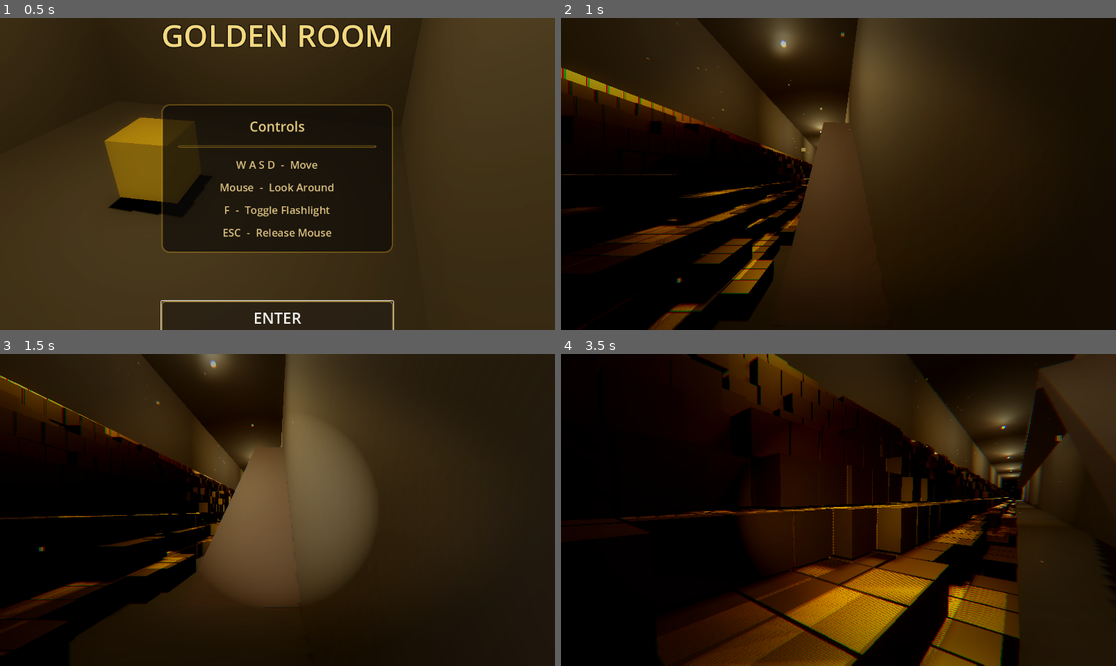
Above: before the commit, frames 1-4 (two rows, left to right).
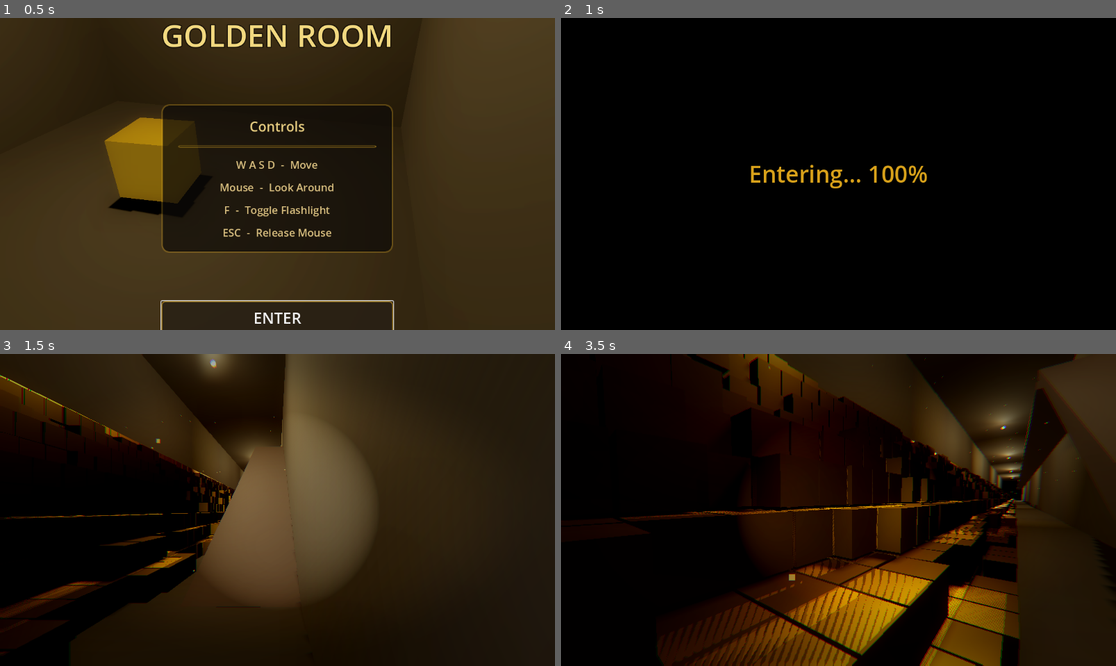
Above: after the commit, the same moments.

Repository: jpalczewski/goldenroom
Game: Godot game, scene res://scenes/menu/menu.tscn
The game is run twice, just before and just after one commit, with the same random seed, the same clock (stepped at 60 frames per second) and the same inputs.
Inputs (mouse positions are in pixels of both pictures, inside the frame that each line leads up to):
- Up to frame 1 (0.5 s): no input
- Up to frame 2 (1 s): click "ENTER" at 0.5 s
- Up to frame 3 (1.5 s): tap Enter at 1.25 s; move the mouse to (399, 494) at 1.27 s; hold D from 1.28 s (still down); tap F at 1.35 s; click (399, 494) at 1.42 s
- Up to frame 4 (3.5 s): move the mouse to (810, 510) at 2.02 s; release D at 2.03 s; hold W from 2.03 s (still down); tap F at 2.1, 2.85 s; move the mouse to (849, 503) at 2.77 s

Frame 1 is identical in both runs. In frame 2, 65% of the frame differs, in the area x 0-100%, y 0-100%; in frame 3, 0.9%; in frame 4, 6.0%.

Commit message:
feat(loading): implement threaded scene loading with progress display
- Replace synchronous load() with ResourceLoader.load_threaded_request()
- Add LoadingState state machine (IDLE → FADING_IN → LOADING → LOADED → TRANSITIONING)
- Display real-time progress percentage: "Entering... X%"
- Enable sub-threads for 50-70% faster loading
- Add error handling with red error messages and auto-dismiss
- Add 0.2s pause at 100% for smooth transition
- Fix: Add loading_time increment in _process_loaded() to prevent hang at 100%
- Fix unused parameter warning in _update_loading_ui()
- Fix variable shadowing in trough_manager.gd (transform → block_transform)

Co-Authored-By: Claude Sonnet 4.5 <noreply@anthropic.com>

Diff:
--- a/scripts/managers/trough_manager.gd
+++ b/scripts/managers/trough_manager.gd
@@ -83,9 +83,9 @@
 					var z = rynna_z + tail_idx * 0.5
 
 					# Ustaw transform (static position - animation in shader)
-					var transform = Transform3D()
-					transform.origin = Vector3(x, y, z)
-					multi_mesh.set_instance_transform(idx, transform)
+					var block_transform = Transform3D()
+					block_transform.origin = Vector3(x, y, z)
+					multi_mesh.set_instance_transform(idx, block_transform)
 
 					# Set custom data for shader: direction, phase, speed
 					# Packed into Color (r, g, b, a)
--- a/scripts/ui/menu.gd
+++ b/scripts/ui/menu.gd
@@ -1,50 +1,139 @@
 extends Control
 
 const SCENE_PATH = "res://scenes/main_tunnel.tscn"
+
+enum LoadingState {
+	IDLE,           # Initial state, waiting for button press
+	FADING_IN,      # Overlay fade animation (0.33s)
+	LOADING,        # Threaded loading in progress
+	LOADED,         # Resource ready, preparing transition
+	TRANSITIONING   # Scene change in progress
+}
 
 @onready var start_button: Button = $UI/CenterContainer/VBoxContainer/StartButton
 @onready var loading_overlay: ColorRect = $LoadingOverlay
 @onready var loading_label: Label = $LoadingOverlay/CenterContainer/LoadingLabel
 
-var is_loading: bool = false
+var loading_state: LoadingState = LoadingState.IDLE
 var loading_time: float = 0.0
-var fade_complete: bool = false
+var loading_progress: Array[float] = [0.0]
+var loaded_scene: PackedScene = null
+var loading_error: bool = false
+var loaded_time: float = 0.0
 
 func _ready() -> void:
 	start_button.grab_focus()
 	start_button.pressed.connect(_on_start_pressed)
 
 func _on_start_pressed() -> void:
-	if is_loading:
-		return
+	if loading_state != LoadingState.IDLE:
+		return  # Prevent multiple clicks
 
-	is_loading = true
+	loading_state = LoadingState.FADING_IN
 	loading_time = 0.0
-	fade_complete = false
+	loading_error = false
+	loaded_scene = null
+	loaded_time = 0.0
 
 	# Show loading overlay
 	loading_overlay.visible = true
 	loading_overlay.modulate.a = 0.0
 
 func _process(delta: float) -> void:
-	if not is_loading:
-		return
+	match loading_state:
+		LoadingState.IDLE:
+			return
+		LoadingState.FADING_IN:
+			_process_fade_in(delta)
+		LoadingState.LOADING:
+			_process_loading(delta)
+		LoadingState.LOADED:
+			_process_loaded(delta)
+		LoadingState.TRANSITIONING:
+			return
 
+func _process_fade_in(delta: float) -> void:
 	loading_time += delta
 
 	# Fade in overlay
 	if loading_overlay.modulate.a < 1.0:
 		loading_overlay.modulate.a = minf(loading_overlay.modulate.a + delta * 3.0, 1.0)
-	elif not fade_complete:
-		# Fade complete, wait one more frame for render, then load
-		fade_complete = true
-		_load_scene.call_deferred()
+	else:
+		# Fade complete, start threaded loading
+		_start_threaded_load()
+		loading_state = LoadingState.LOADING
 
-	# Pulse the loading text (gentle golden glow)
+func _start_threaded_load() -> void:
+	var error = ResourceLoader.load_threaded_request(
+		SCENE_PATH,
+		"",   # type_hint (empty = auto-detect)
+		true  # use_sub_threads for parallel loading
+	)
+
+	if error != OK:
+		_handle_loading_error("Failed to request threaded load: " + error_string(error))
+
+func _process_loading(delta: float) -> void:
+	loading_time += delta
+
+	var status = ResourceLoader.load_threaded_get_status(SCENE_PATH, loading_progress)
+
+	match status:
+		ResourceLoader.THREAD_LOAD_IN_PROGRESS:
+			_update_loading_ui(delta)
+
+		ResourceLoader.THREAD_LOAD_LOADED:
+			loaded_scene = ResourceLoader.load_threaded_get(SCENE_PATH)
+			loading_state = LoadingState.LOADED
+
+		ResourceLoader.THREAD_LOAD_FAILED:
+			_handle_loading_error("Failed to load scene")
+
+		ResourceLoader.THREAD_LOAD_INVALID_RESOURCE:
+			_handle_loading_error("Invalid resource")
+
+func _update_loading_ui(_delta: float) -> void:
+	# Keep existing golden pulsing effect
 	var pulse = (sin(loading_time * 2.5) * 0.5 + 0.5) * 0.4 + 0.6
+
+	# Get current progress (0.0 to 1.0)
+	var progress = loading_progress[0] if loading_progress.size() > 0 else 0.0
+	var percentage = int(progress * 100.0)
+
+	# Update text with percentage
+	loading_label.text = "Entering... %d%%" % percentage
+
+	# Apply golden pulsing color (existing effect)
 	loading_label.modulate = Color(1.0, pulse, pulse * 0.7, 1.0)
 
-func _load_scene() -> void:
-	# This runs after the frame renders, so loading screen is visible
-	var scene = load(SCENE_PATH)
-	get_tree().change_scene_to_packed(scene)
+func _process_loaded(delta: float) -> void:
+	loading_time += delta
+
+	if loaded_time == 0.0:
+		loaded_time = loading_time
+
+	# Show 100% briefly for polish (0.2s pause)
+	if loading_time - loaded_time < 0.2:
+		_update_loading_ui(delta)
+		return
+
+	# Transition to new scene
+	loading_state = LoadingState.TRANSITIONING
+	get_tree().change_scene_to_packed(loaded_scene)
+
+func _handle_loading_error(error_message: String) -> void:
+	loading_error = true
+	loading_state = LoadingState.IDLE
+
+	# Show error in red (keep golden outline from label settings)
+	loading_label.text = "Error: " + error_message
+	loading_label.modulate = Color(1.0, 0.3, 0.3, 1.0)
+
+	# Log to console
+	push_error("Loading failed: " + error_message)
+
+	# Auto-hide overlay after 3 seconds
+	await get_tree().create_timer(3.0).timeout
+	if loading_error:
+		loading_overlay.visible = false
+		start_button.grab_focus()
